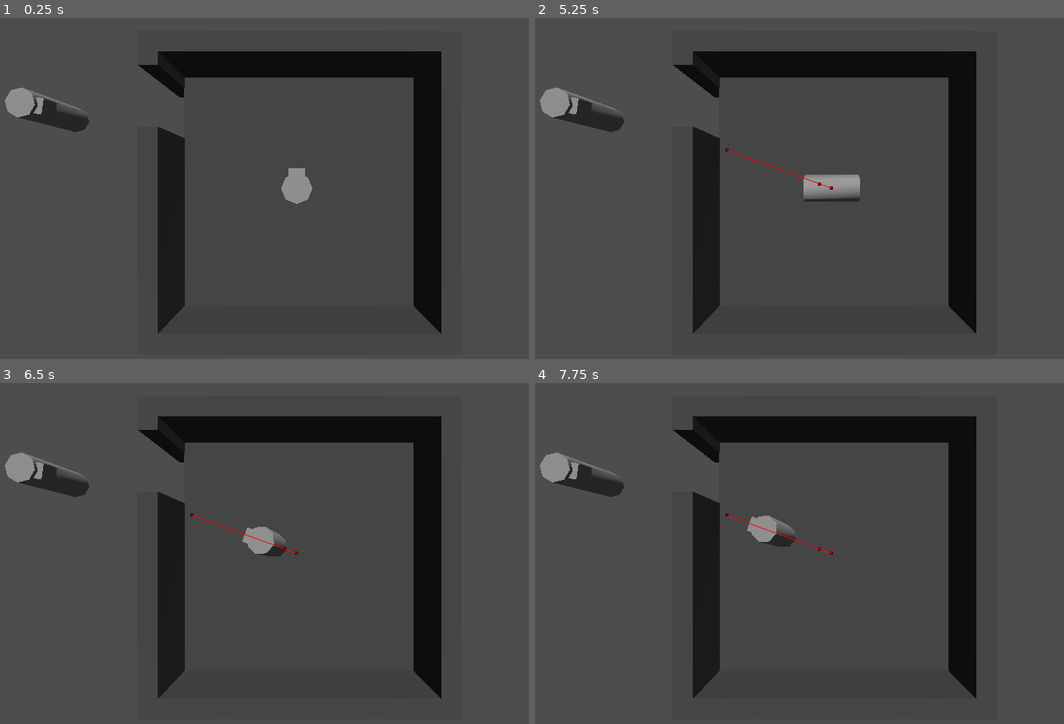
Above: before the commit, frames 1-4 (two rows, left to right).
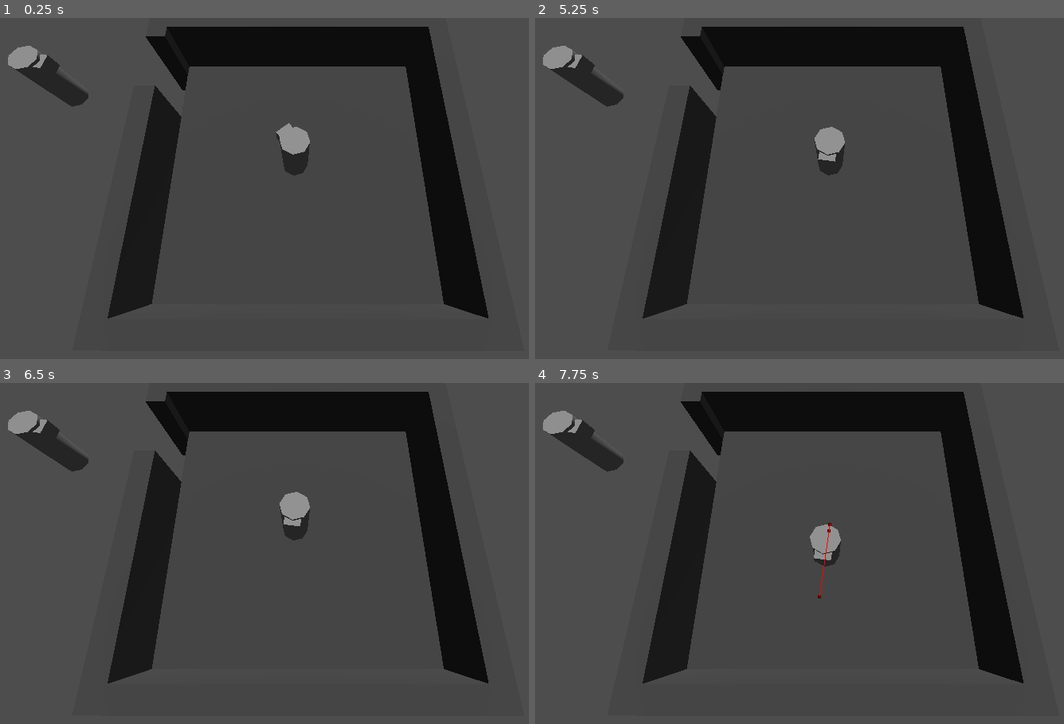
Above: after the commit, the same moments.

Repository: maiconpintoabreu/1gam-heist-sprung
Game: Godot game, scene res://Scenes/house.tscn
Two runs of this game, one before a commit and one after it. Both use one fixed random seed, a clock stepped at 60 frames per second and the inputs below. This scene is started directly instead of the project's main scene.
Inputs (mouse positions are in pixels of both pictures, inside the frame that each line leads up to):
- Up to frame 1 (0.25 s): no input
- Up to frame 2 (5.25 s): tap Enter at 0.5, 3.5, 5 s; move the mouse to (974, 171) at 0.52 s; tap Shift every 0.75 s from 0.6 to 5.1 s; move the mouse to (704, 205) at 1.27 s; move the mouse to (894, 110) at 2.02 s; tap Space at 2.75, 4.25 s; move the mouse to (799, 260) at 2.77 s; move the mouse to (1021, 239) at 3.52 s; move the mouse to (640, 133) at 4.27 s; move the mouse to (862, 188) at 5.02 s
- Up to frame 3 (6.5 s): tap Space at 5.75 s; move the mouse to (201, 464) at 5.77 s; tap Shift at 5.85 s
- Up to frame 4 (7.75 s): move the mouse to (974, 536) at 6.52 s; tap Shift at 6.6, 7.35 s; move the mouse to (704, 570) at 7.27 s

The runs differ from the first frame. In frame 1, 19% of the frame differs, in the area x 0-93%, y 2-93%; in frame 2, 19%; in frame 3, 19%; in frame 4, 19%.

Commit message:
Improve movement and looking around before walk

Diff:
--- a/Scenes/house.tscn
+++ b/Scenes/house.tscn
@@ -18,7 +18,7 @@
 [node name="House" type="Node3D"]
 
 [node name="Camera3D" type="Camera3D" parent="."]
-transform = Transform3D(1, 0, 0, 0, -4.37114e-08, 1, 0, -1, -4.37114e-08, 0, 10.1582, 1.80256)
+transform = Transform3D(1, 0, 0, 0, 0.279477, 0.960152, 0, -0.960152, 0.279477, 0.0654755, 8.76146, 5.36644)
 
 [node name="NavigationRegion3D" type="NavigationRegion3D" parent="."]
 transform = Transform3D(-1, 0, 8.74228e-08, 0, 1, 0, -8.74228e-08, 0, -1, 0.0982647, -0.503533, 1.97404)
@@ -71,4 +71,4 @@
 compositor = SubResource("Compositor_xi0mm")
 
 [node name="NPC" parent="." instance=ExtResource("1_okrnj")]
-transform = Transform3D(1, 0, 0, 0, 1, 0, 0, 0, 1, 0, 1.74017, 1.82595)
+transform = Transform3D(1, 0, 0, 0, 1, 0, 0, 0, 1, 0, 1.02133, 1.82595)
--- a/Scenes/npc.tscn
+++ b/Scenes/npc.tscn
@@ -5,12 +5,10 @@
 [sub_resource type="CylinderShape3D" id="CylinderShape3D_b0k6i"]
 
 [node name="CharacterBody3D" type="CharacterBody3D"]
-axis_lock_angular_x = true
-axis_lock_angular_z = true
 script = ExtResource("1_acqhf")
 
 [node name="CSGCylinder3D" type="CSGCylinder3D" parent="."]
-transform = Transform3D(-1, 0, 8.74228e-08, 0, 1, 0, -8.74228e-08, 0, -1, 0, 0, 0)
+transform = Transform3D(-1, 0, -8.74228e-08, 0, 1, 0, 8.74228e-08, 0, -1, 0, 0, 0)
 
 [node name="CSGBox3D" type="CSGBox3D" parent="CSGCylinder3D"]
 transform = Transform3D(1, 0, 0, 0, 1, 0, 0, 0, 1, -0.00201416, 0.69862, 0.432539)
@@ -25,7 +23,11 @@
 [node name="MeshInstance3D" type="MeshInstance3D" parent="."]
 
 [node name="NavTimer" type="Timer" parent="."]
-wait_time = 5.0
-autostart = true
+wait_time = 2.0
+one_shot = true
+
+[node name="LookAroundTimer" type="Timer" parent="."]
+one_shot = true
 
 [connection signal="timeout" from="NavTimer" to="." method="_on_nav_timer_timeout"]
+[connection signal="timeout" from="LookAroundTimer" to="." method="_on_look_around_timer_timeout"]
--- a/Scripts/npc.gd
+++ b/Scripts/npc.gd
@@ -1,20 +1,52 @@
+# 2 seconds break
+# Look to a random direction
+# 1 second break
+# Walk forward until the target
 extends CharacterBody3D
 
 @onready var navigation_agent_3d: NavigationAgent3D = $NavigationAgent3D
+@onready var nav_timer: Timer = $NavTimer
+@onready var look_around_timer: Timer = $LookAroundTimer
+
 @export var speed: float = 1.0
+var target_rotation_angle: float = 0
+var next_target: Vector3 = Vector3.ZERO
+var is_rotating: bool = false
+
+func _ready() -> void:
+	is_rotating = true
+	generate_next_target()
 
 func _on_nav_timer_timeout() -> void:
-	var random_position := Vector3(randf_range(-5.0, 5.0), 0, randf_range(-5.0, 5.0))
-	navigation_agent_3d.target_position = random_position
+	navigation_agent_3d.target_position = next_target
+	is_rotating = false
 
 func _physics_process(delta: float) -> void:
-	if !navigation_agent_3d.is_target_reached() and navigation_agent_3d.is_target_reachable():
+	if !navigation_agent_3d.is_target_reached() and navigation_agent_3d.is_target_reachable() and !navigation_agent_3d.is_navigation_finished():
 		var point = navigation_agent_3d.get_next_path_position()
 		var local_point = point - global_position
 		var direction = local_point.normalized()
-		look_at(point, Vector3.UP,false)
 
 		velocity = direction * speed
 	else:
 		velocity = Vector3.ZERO
+		if !is_rotating:
+			is_rotating = true
+			look_around_timer.start(2)
+		look_around(delta)
 	move_and_slide()
+
+func look_around(delta: float) -> void:
+	#Check if between acceptable value
+	if target_rotation_angle +.01 < rotation.y or target_rotation_angle -.01 > rotation.y:
+		rotation.y = lerp_angle(rotation.y, target_rotation_angle, 1 * delta);
+	elif look_around_timer.is_stopped() and nav_timer.is_stopped():
+		nav_timer.start(1)
+
+func _on_look_around_timer_timeout() -> void:
+	generate_next_target()
+
+func generate_next_target() -> void:
+	next_target = Vector3(randf_range(-5.0, 5.0), 0, randf_range(-5.0, 5.0))
+	var direction = (global_position - next_target).normalized()
+	target_rotation_angle = atan2(direction.x,direction.z)
